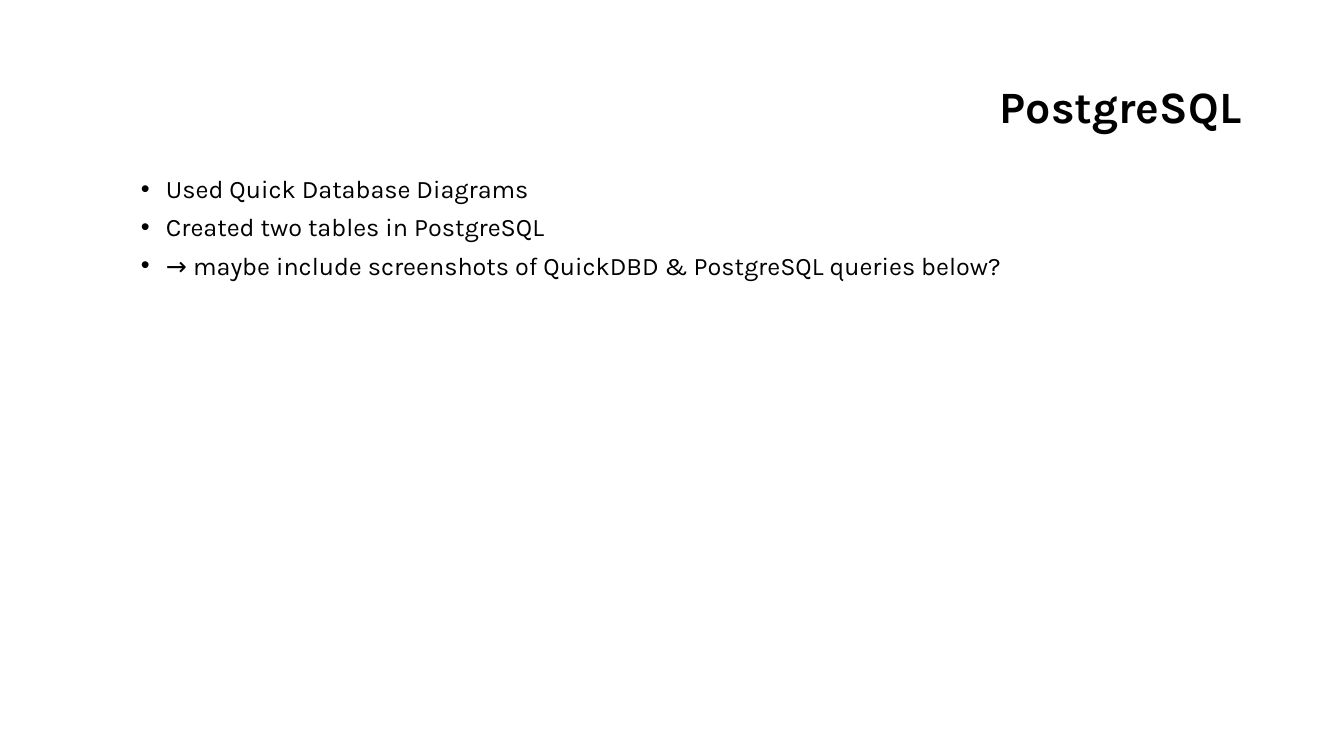
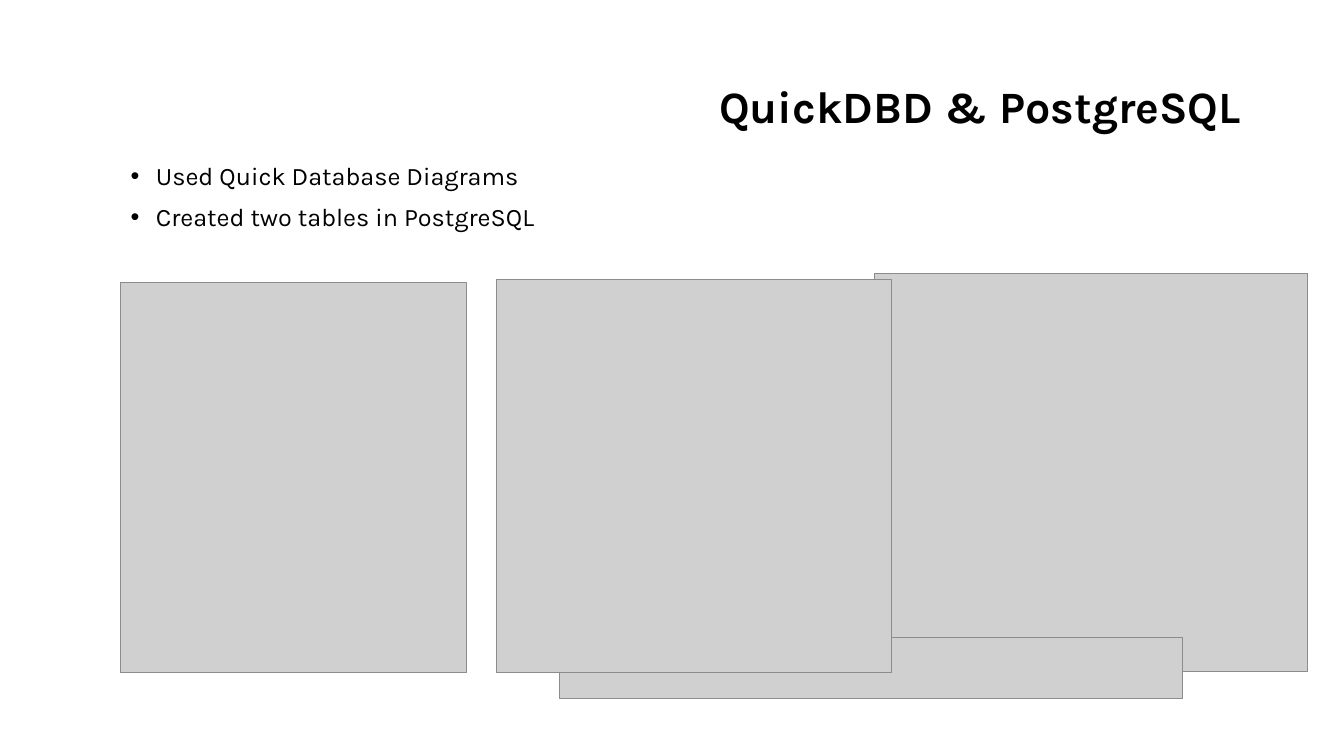
Before and after one commit to mjhihi/project4_team1, a slide deck: slide 3 of Mushroom Classification.pptx. Drawn at 1344x756 pixels with LibreOffice and Linux fonts; fonts in the diff are those of the drawing; grey boxes stand for pictures. Boxes give left, top, right and bottom in pixels: in the first picture for what was removed or moved away, otherwise in the second. Text is boxed around its words. In the diff, an @@ line names an element or a change of style, - is before the commit and + after.

Commit message:
revised pptx

```diff
--- a/Mushroom Classification.pptx
+++ b/Mushroom Classification.pptx
@@ title at box(719, 91, 1241, 135): text changed @@
-PostgreSQL
+QuickDBD & PostgreSQL
@@ text "Used Quick Database Diagrams": place and size @@
-text "Used Quick Database Diagrams" at box(166, 180, 1000, 281)
+text "Used Quick Database Diagrams" at box(156, 167, 534, 232)
@@ text "Used Quick Database Diagrams" at box(156, 167, 534, 232): line spacing 0.8 to 0.9 @@
@@ text at box(193, 257, 1000, 281): paragraph removed @@
-• → maybe include screenshots of QuickDBD & PostgreSQL queries below?
@@ picture added at box(121, 282, 467, 674) @@
@@ picture added at box(497, 279, 892, 673) @@
@@ picture added at box(875, 274, 1308, 671) @@
@@ picture added at box(560, 637, 1183, 699) @@
```
Also in this commit, not shown: 1 other file.
